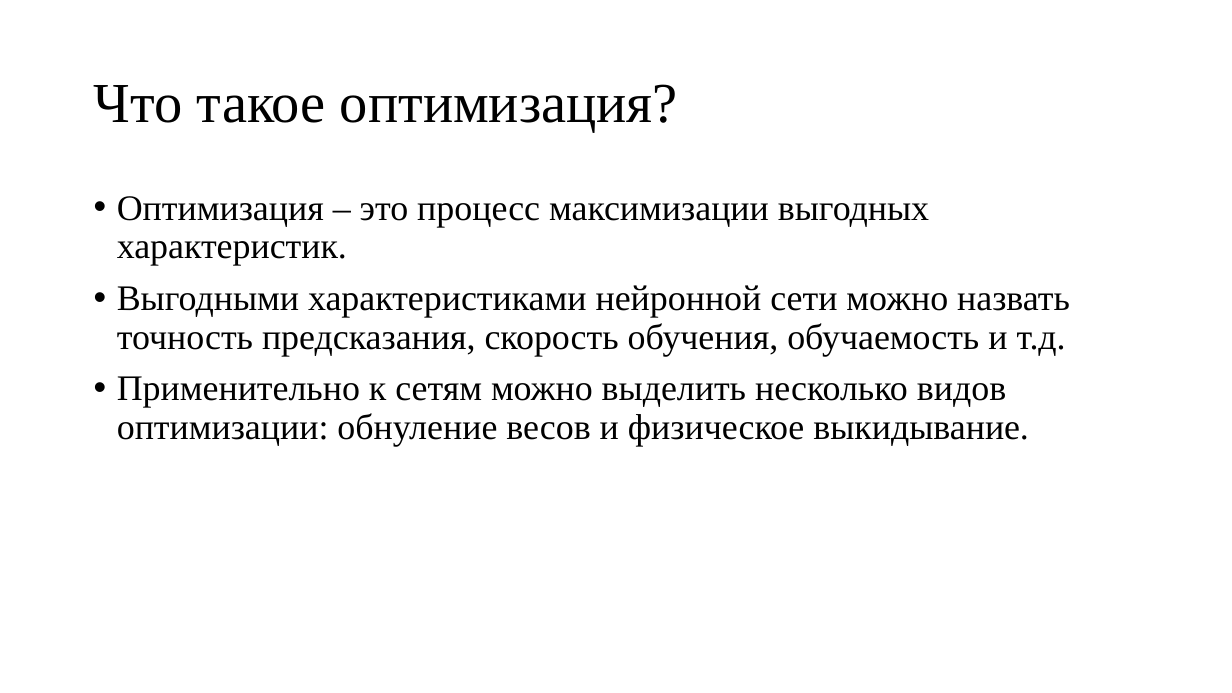
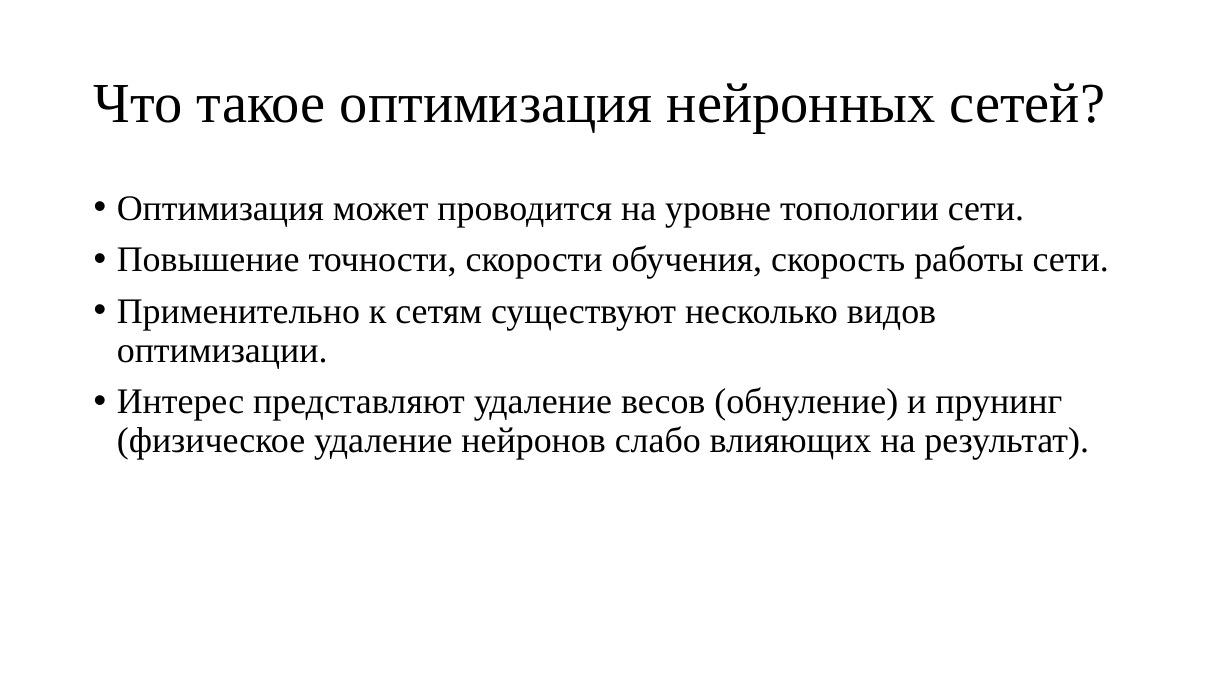
Before and after one commit to sven4500/masters-diploma, a slide deck: slide 8 of Презентация/Пезентация.ppt. Drawn at 1232x693 pixels with LibreOffice and Linux fonts; fonts in the diff are those of the drawing. Boxes give left, top, right and bottom in pixels: in the first picture for what was removed or moved away, otherwise in the second. Text is boxed around its words. In the diff, an @@ line names an element or a change of style, - is before the commit and + after.

```diff
--- a/Презентация/Пезентация.ppt
+++ b/Презентация/Пезентация.ppt
@@ title at bbox=[94, 83, 1105, 133]: text changed @@
-Что такое оптимизация?
+Что такое оптимизация нейронных сетей?
@@ text at bbox=[117, 196, 1109, 460]: text changed @@
-• Оптимизация – это процесс максимизации выгодных характеристик.
-• Выгодными характеристиками нейронной сети можно назвать точность предсказания, скорость обучения, обучаемость и т.д.
-• Применительно к сетям можно выделить несколько видов оптимизации: обнуление весов и физическое выкидывание.
+• Оптимизация может проводится на уровне топологии сети.
+• Повышение точности, скорости обучения, скорость работы сети.
+• Применительно к сетям существуют несколько видов оптимизации.
+• Интерес представляют удаление весов (обнуление) и прунинг (физическое удаление нейронов слабо влияющих на результат).
```
Also in this commit, not shown: 12 other slides changed, 2 slides added, 2 slides removed.
